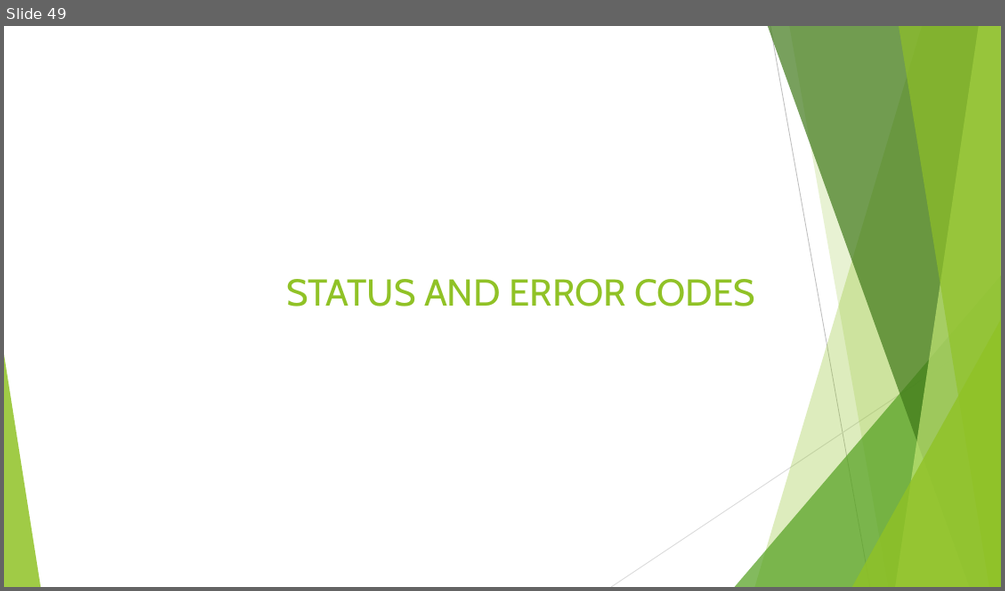
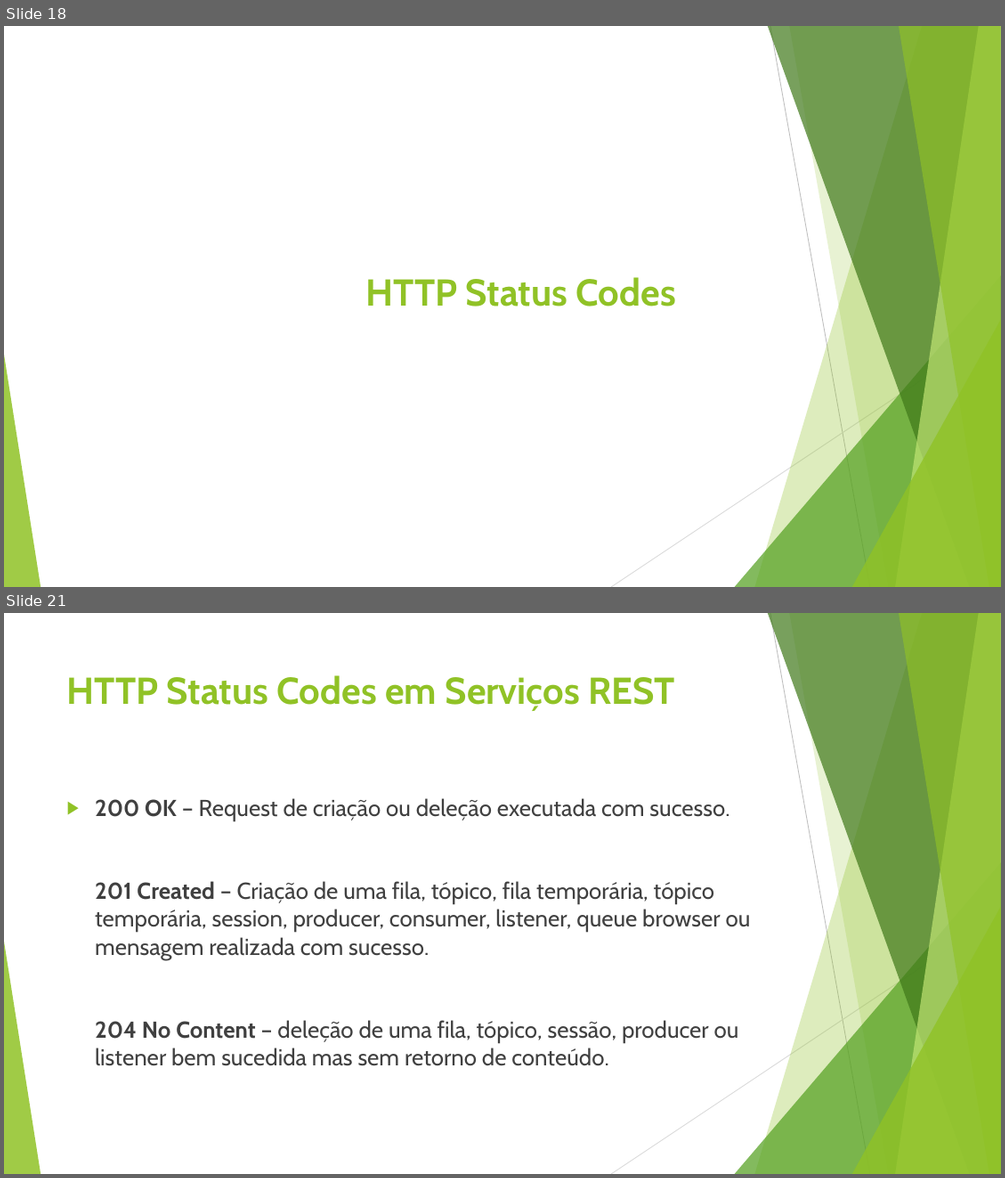
Before and after one commit to leandrocgsi/RestWithASP-NETUdemy, a slide deck: Documents/Understending RESTFul API's .pptx. Shown one above the other, each under a label of ours: slide 49 before the commit, slides 18 and 21 after it; the slides between them are not shown. The pictures are 1005x591 and 1005x1178 pixels, drawn with LibreOffice and Linux fonts; fonts in the diff are those of the drawing. Boxes give left, top, right and bottom in pixels: in the first picture for what was removed or moved away, otherwise in the second. Text is boxed around its words. In the diff, an @@ line names an element or a change of style, - is before the commit and + after.

```diff
--- a/Documents/Understending RESTFul API's .pptx
+++ b/Documents/Understending RESTFul API's .pptx
@@ slide 21 added at box(4, 613, 1001, 1174), background #FFFFFF; not listed: 10 template elements that a slide beside it also shows @@
@@ title added at box(67, 675, 675, 711), 36 pt, text #90C226, bold @@
+HTTP Status Codes em Serviços REST
@@ text added at box(95, 798, 751, 1066), 22.2 pt, text #404040 @@
+▶ 200 OK – Request de criação ou deleção executada com sucesso.
+  201 Created – Criação de uma fila, tópico, fila temporária, tópico temporária, session, producer, consumer, listener, queue browser ou mensagem realizada com sucesso.
+  204 No Content – deleção de uma fila, tópico, sessão, producer ou listener bem sucedida mas sem retorno de conteúdo.
@@ what was slide 49 is now slide 18 @@
@@ slide 18 changed as well @@
@@ title at box(366, 277, 676, 306): text changed; bold on @@
-STATUS AND ERROR CODES
+HTTP Status Codes
```
Also in this commit, not shown: 4 other slides changed, 47 other slides added, 47 slides removed, 3 other files.
